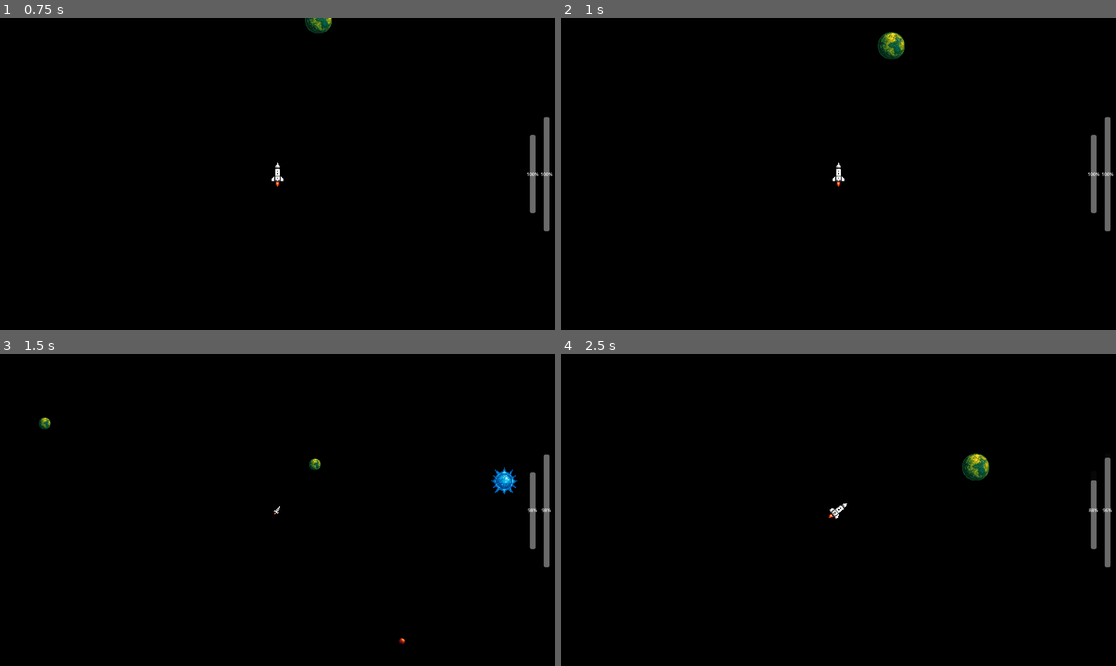
Above: before the commit, frames 1-4 (two rows, left to right).
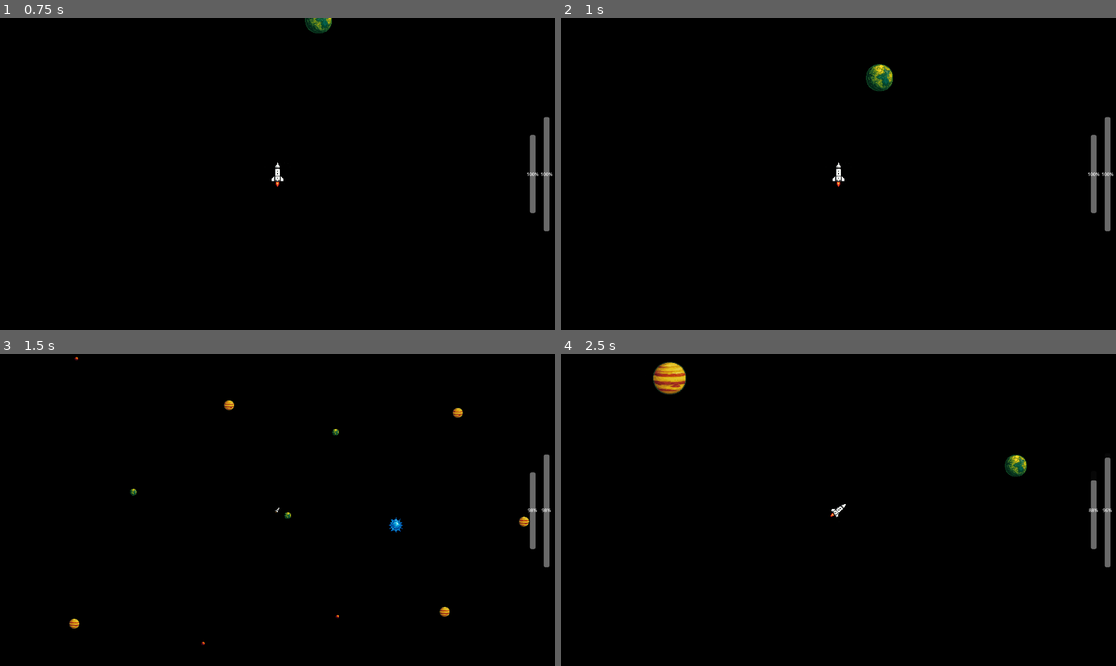
Above: after the commit, the same moments.

Repository: mythfrost/SpaceTaxi
Game: Godot game, scene res://Scenes/Main.tscn
Same seed, same stepped clock (60 frames per second), same inputs: the game is played once before the commit and once after it.
Inputs:
- Up to frame 1 (0.75 s): click "Launch" at 0.5 s
- Up to frame 2 (1 s): no input
- Up to frame 3 (1.5 s): tap Enter (ui_accept) at 1.25 s; hold D (turn_right) from 1.28 s (still down); hold F (toggle_zoom) from 1.28 s (still down)
- Up to frame 4 (2.5 s): tap Enter (ui_accept) at 1.52, 2.27 s; release D (turn_right) at 2.03 s; release F (toggle_zoom) at 2.03 s; hold A (turn_left) from 2.03 s (still down); tap F (toggle_zoom) at 2.1 s

Frame 1 is identical in both runs. In frame 2, 0.7% of the frame differs, in the area x 54-62%, y 4-24%; in frame 3, 0.8%; in frame 4, 1.1%, in the area x 16-84%, y 2-53%.

Commit message:
Updated Zoom, Added back Difficulty

Diff:
--- a/Scripts/spaceship.gd
+++ b/Scripts/spaceship.gd
@@ -18,8 +18,8 @@
 @export var turn_speed          := 3.0
 var turn_fuel := max_turn_fuel
 
-@export var zoom_normal := Vector2(.8, .8)
-@export var zoomed_in   := Vector2(0.35, .35)
+@export var zoom_normal := Vector2(.65, .65)
+@export var zoomed_in   := Vector2(0.2, .2)
 var is_zoomed := false
 
 @onready var cam: Camera2D = $Camera2D
@@ -58,14 +58,17 @@
 			return
 
 func start_orbit(center: Vector2, radius: float, speed: float) -> void:
-	is_orbiting    = true
-	orbit_center   = center
-	_orbit_radius  = radius
-	var radial     = global_position - center
+	var radial = global_position - center
+	var inward = -radial.normalized()
+	if velocity.normalized().dot(inward) > 0.7:
+		return
+	is_orbiting = true
+	orbit_center = center
+	_orbit_radius = radius
 	var tangent_dir = Vector2(-radial.y, radial.x).normalized()
 	var tang_speed = velocity.dot(tangent_dir)
-	_orbit_speed   = 1.2 * tang_speed / radius
-	_orbit_angle   = radial.angle()
+	_orbit_speed = 1.2 * tang_speed / radius
+	_orbit_angle = radial.angle()
 
 func stop_orbit() -> void:
 	is_orbiting = false
